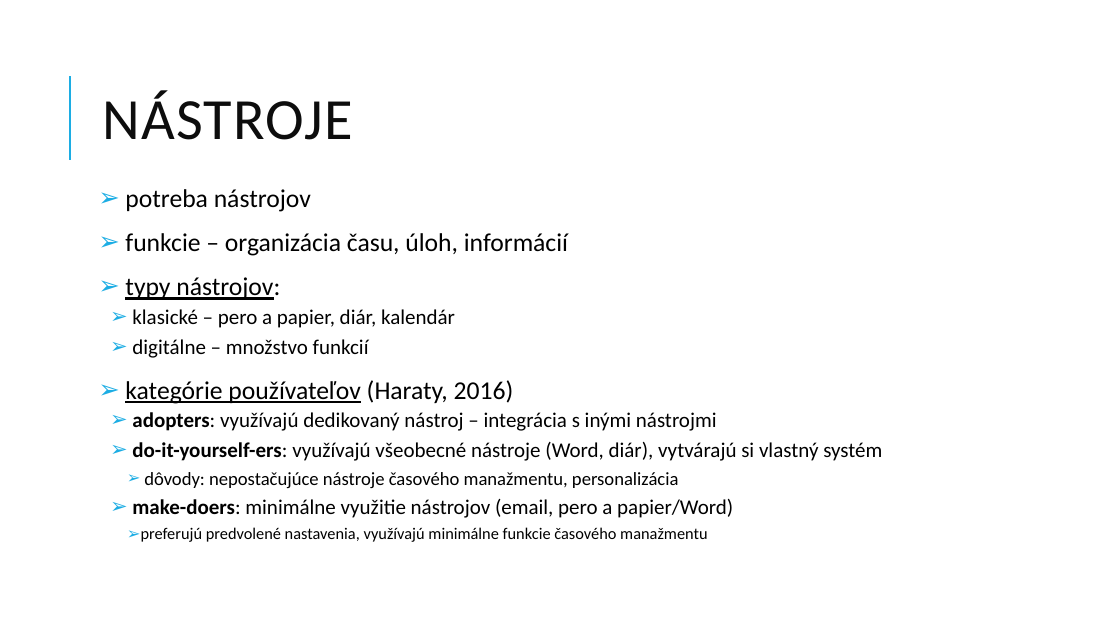
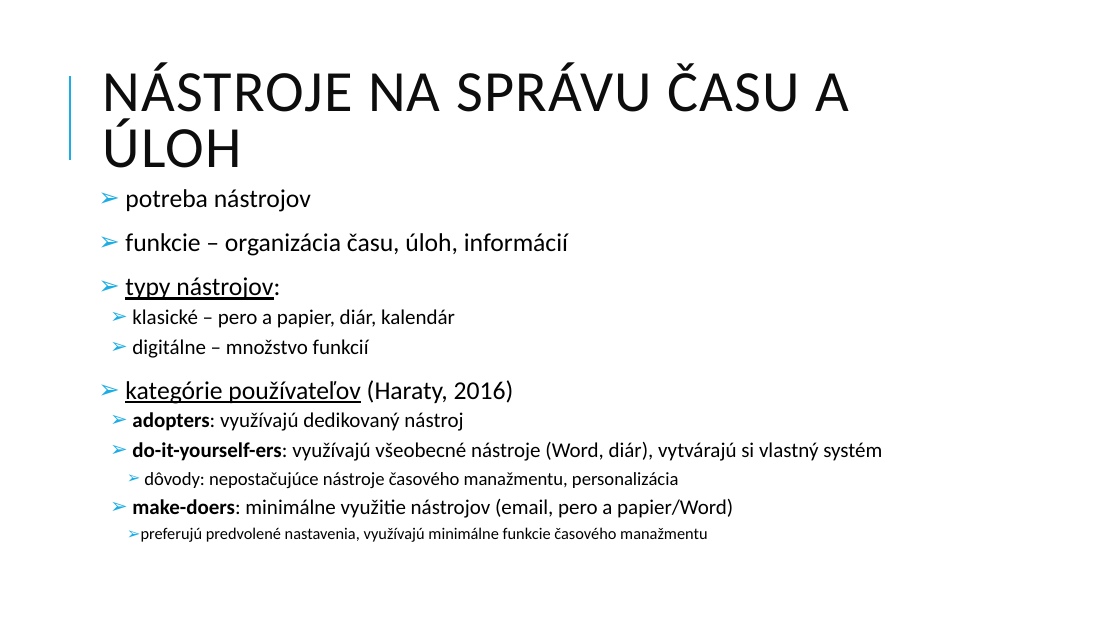
Before and after one commit to Plasmoxy/MIP_clanok, a slide deck: slide 7 of petrik_mip_present.pptx. Drawn at 1120x630 pixels with LibreOffice and Linux fonts; fonts in the diff are those of the drawing. Boxes give left, top, right and bottom in pixels: in the first picture for what was removed or moved away, otherwise in the second. Text is boxed around its words. In the diff, an @@ line names an element or a change of style, - is before the commit and + after.

```diff
--- a/petrik_mip_present.pptx
+++ b/petrik_mip_present.pptx
@@ title at (102, 63, 849, 168): text changed @@
-NÁSTROJE
+NÁSTROJE NA SPRÁVU ČASU A ÚLOH
@@ text at (132, 412, 463, 431): text changed @@
-  ➢ adopters: využívajú dedikovaný nástroj – integrácia s inými nástrojmi
+  ➢ adopters: využívajú dedikovaný nástroj
```
Also in this commit, not shown: 3 other slides changed, 5 slides added, 1 slide removed, 2 other files.
